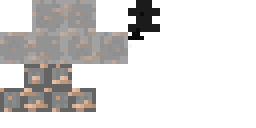
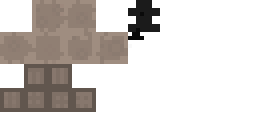
The second 256px x 128px image is a revision of the first. Changes to its layers:
removed layer "Capa 8" (was 50%) over [0, 0, 128, 64]
removed layer "Capa 3" over [0, 64, 96, 112]
painted on "Capa 1" over [0, 0, 128, 112]
